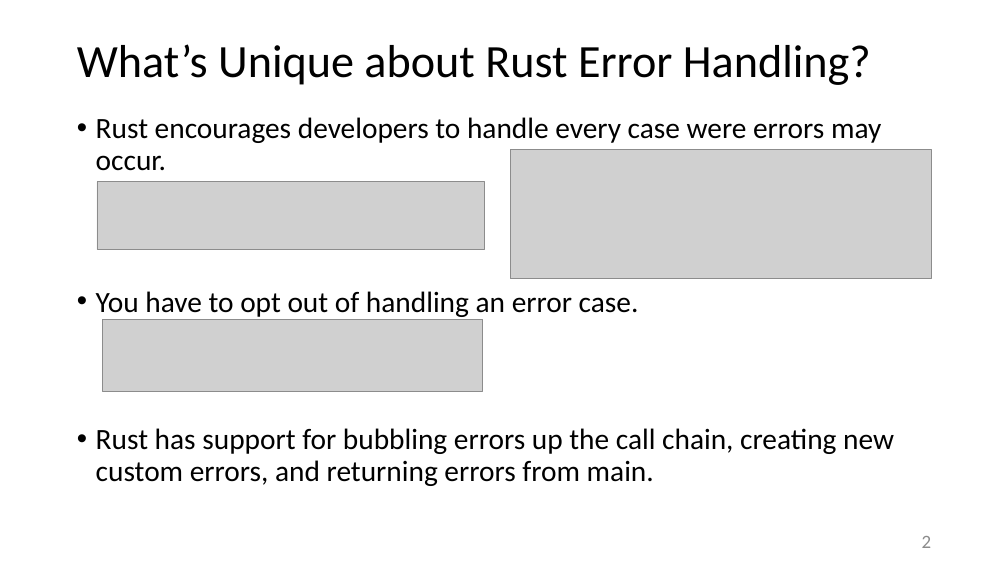
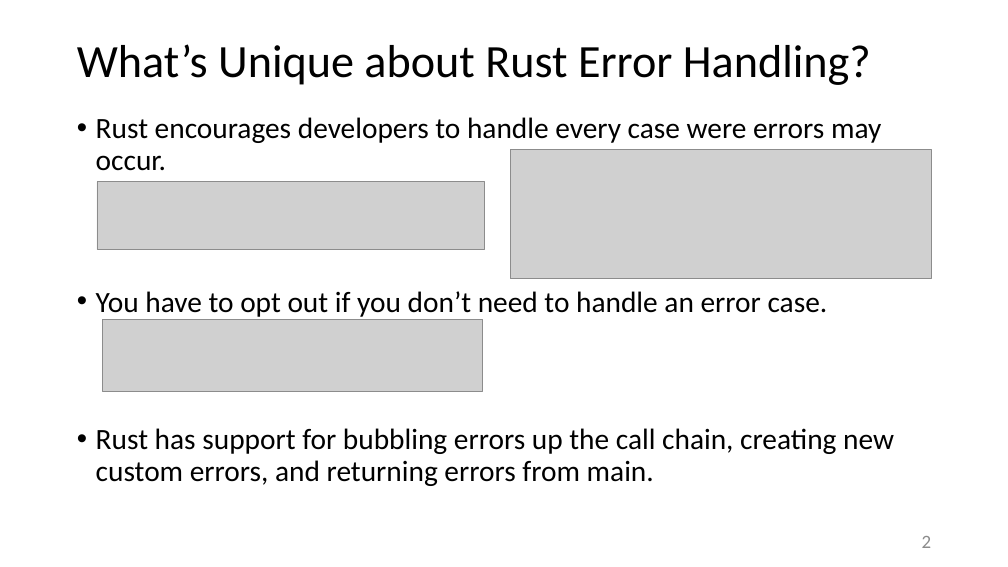
Before and after one commit to JimFawcett/JimFawcett.github.io, a slide deck: slide 2 of Resources/RustErrorHandling.pptx. Drawn at 1008x567 pixels with LibreOffice and Linux fonts; fonts in the diff are those of the drawing; grey boxes stand for pictures. Boxes give left, top, right and bottom in pixels: in the first picture for what was removed or moved away, otherwise in the second. Text is boxed around its words. In the diff, an @@ line names an element or a change of style, - is before the commit and + after.

```diff
--- a/Resources/RustErrorHandling.pptx
+++ b/Resources/RustErrorHandling.pptx
@@ text at (96, 291, 828, 317): text changed @@
-• You have to opt out of handling an error case.
+• You have to opt out if you don’t need to handle an error case.
```
Also in this commit, not shown: 2 other files.
